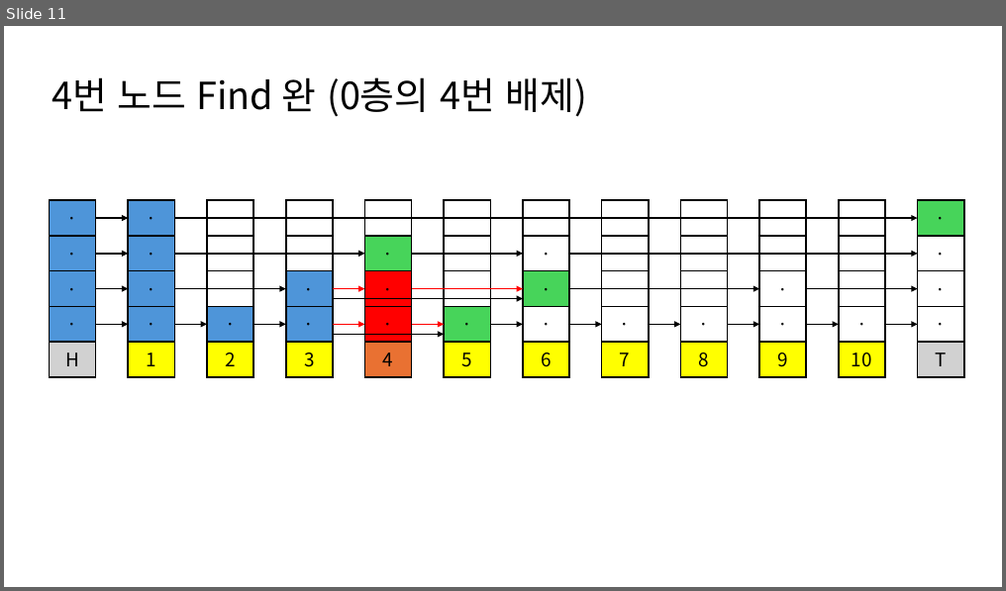
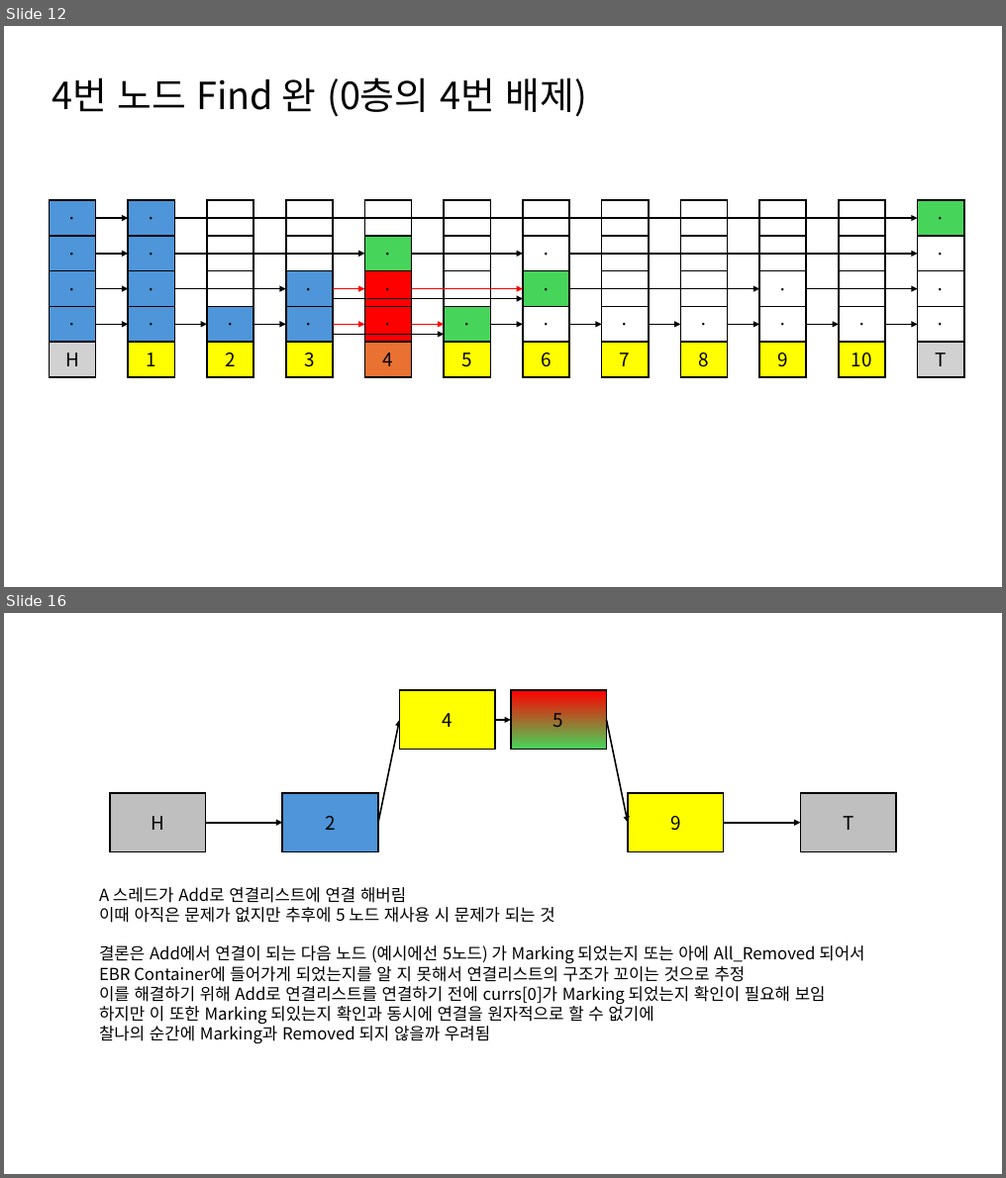
Before and after one commit to niche0905/MultiThreadStudy, a slide deck: 참고자료/SKIP LIST 참고자료.pptx. Shown one above the other, each under a label of ours: slide 11 before the commit, slides 12 and 16 after it; the slides between them are not shown. The pictures are 1006x591 and 1006x1178 pixels, drawn with LibreOffice and Linux fonts; fonts in the diff are those of the drawing. Boxes give left, top, right and bottom in pixels: in the first picture for what was removed or moved away, otherwise in the second. Text is boxed around its words. In the diff, an @@ line names an element or a change of style, - is before the commit and + after.

Commit message:
Add 부분에 대한 문제점 구체화
Add 부분에서 생기는 것으로 추정되는 문제점을 구체화 하였다

```diff
--- a/참고자료/SKIP LIST 참고자료.pptx
+++ b/참고자료/SKIP LIST 참고자료.pptx
@@ slide 16 added at (4, 613, 1002, 1174), background #FFFFFF @@
@@ rectangle added at (399, 690, 495, 749), fill #FFFF00, outline #000000 1.5 pt, 18 pt, text #000000 @@
+4
@@ rectangle added at (511, 690, 607, 749), fill gradient #FF0000 to #47D45A, outline #000000 1.5 pt, 18 pt, text #000000 @@
+5
@@ arrow added from (378, 823) to (399, 720), #000000 1.5 pt @@
@@ arrow added from (495, 720) to (511, 720), #000000 1.5 pt @@
@@ arrow added from (607, 720) to (628, 823), #000000 1.5 pt @@
@@ rectangle added at (110, 793, 205, 852), fill #BFBFBF, outline #000000 1.5 pt, 18 pt, text #000000 @@
+H
@@ rectangle added at (282, 793, 378, 852), fill #4E95D9, outline #000000 1.5 pt, 18 pt, text #000000 @@
+2
@@ rectangle added at (628, 793, 724, 852), fill #FFFF00, outline #000000 1.5 pt, 18 pt, text #000000 @@
+9
@@ rectangle added at (801, 793, 896, 852), fill #BFBFBF, outline #000000 1.5 pt, 18 pt, text #000000 @@
+T
@@ arrow added from (205, 823) to (282, 823), #000000 1.5 pt @@
@@ arrow added from (724, 823) to (801, 823), #000000 1.5 pt @@
@@ text added at (99, 887, 554, 923), 16 pt, text #000000 @@
+A 스레드가 Add로 연결리스트에 연결 해버림
+이때 아직은 문제가 없지만 추후에 5 노드 재사용 시 문제가 되는 것
@@ text added at (99, 946, 864, 1044), 16 pt, text #000000 @@
+결론은 Add에서 연결이 되는 다음 노드 (예시에선 5노드) 가 Marking 되었는지 또는 아에 All_Removed 되어서
+EBR Container에 들어가게 되었는지를 알 지 못해서 연결리스트의 구조가 꼬이는 것으로 추정
+이를 해결하기 위해 Add로 연결리스트를 연결하기 전에 currs[0]가 Marking 되었는지 확인이 필요해 보임
+하지만 이 또한 Marking 되있는지 확인과 동시에 연결을 원자적으로 할 수 없기에
+찰나의 순간에 Marking과 Removed 되지 않을까 우려됨
@@ what was slide 11 is now slide 12 @@
```
Also in this commit, not shown: 4 other slides added.
